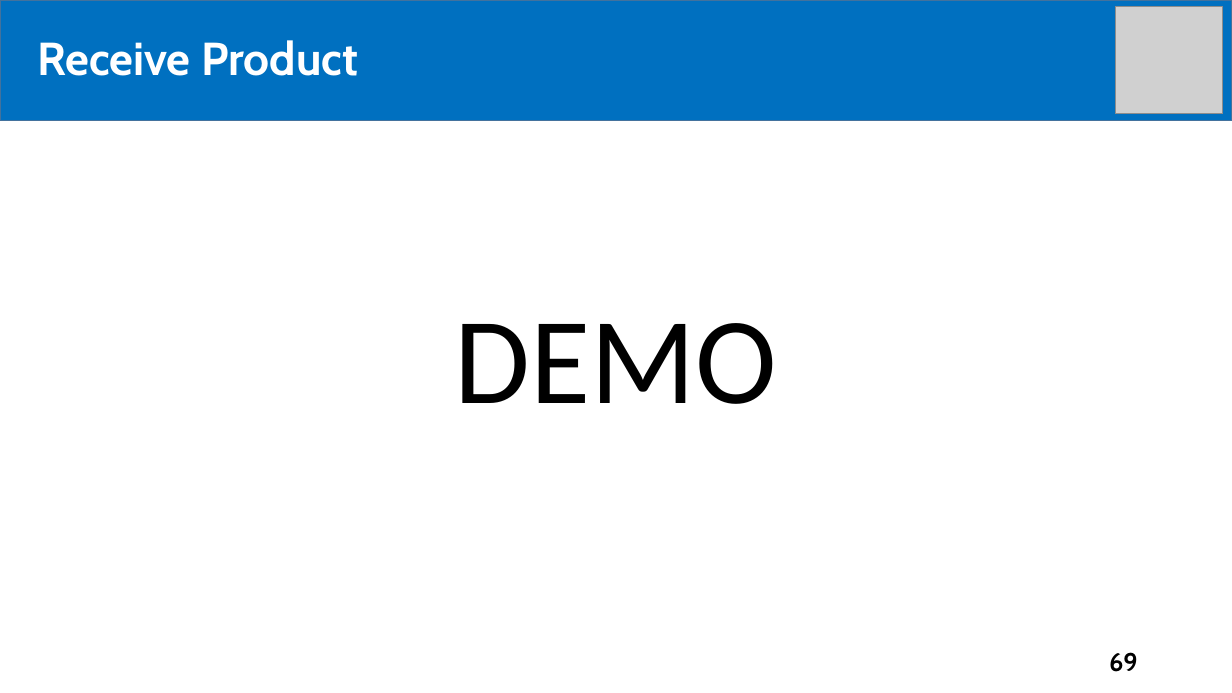
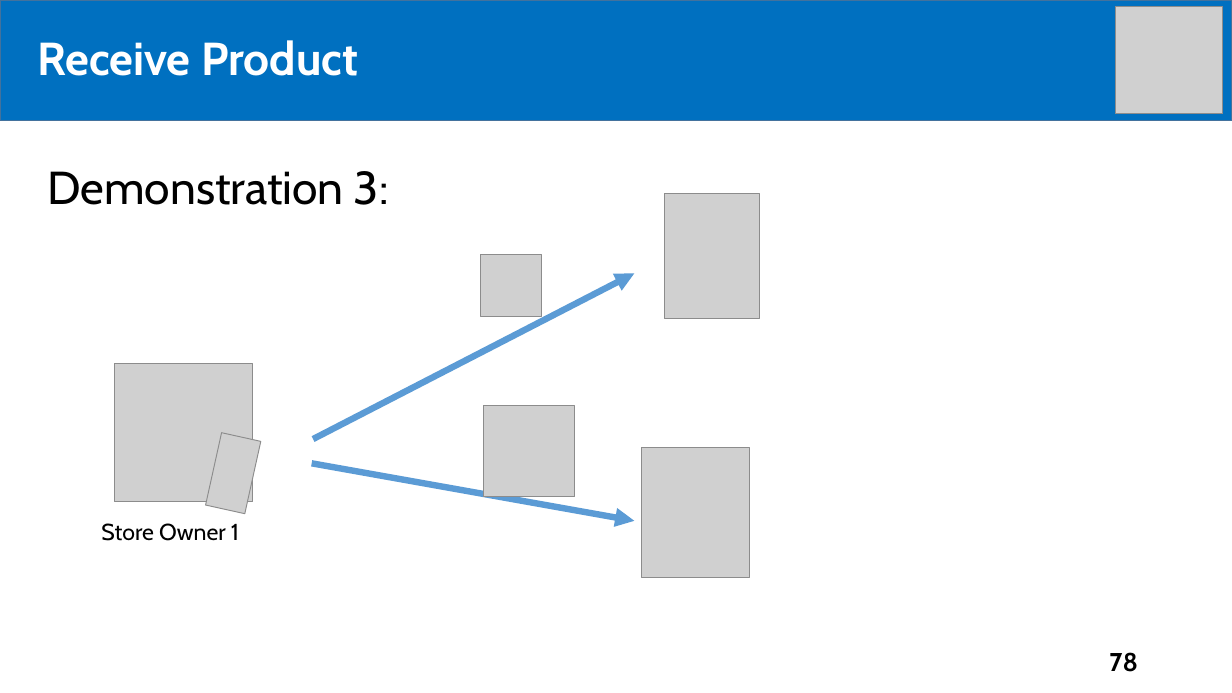
Before and after one commit to tiendan3108/CP, a slide deck: slide 78 of Source/Presentation/PreFinalPresentation.pptx (slide 69 before the commit). Drawn at 1232x693 pixels with LibreOffice and Linux fonts; fonts in the diff are those of the drawing; grey boxes stand for pictures. Boxes give left, top, right and bottom in pixels: in the first picture for what was removed or moved away, otherwise in the second. Text is boxed around its words. In the diff, an @@ line names an element or a change of style, - is before the commit and + after.

```diff
--- a/Source/Presentation/PreFinalPresentation.pptx
+++ b/Source/Presentation/PreFinalPresentation.pptx
@@ text added at bbox=[48, 171, 389, 205], 36 pt, text #000000 @@
+Demonstration 3:
@@ picture added at bbox=[665, 193, 760, 319] @@
@@ picture added at bbox=[481, 255, 543, 317] @@
@@ arrow added from (313, 439) to (635, 274), #5B9BD5 5 pt @@
@@ text removed at bbox=[455, 323, 778, 404] @@
-DEMO
@@ picture added at bbox=[115, 363, 253, 502] @@
@@ picture added at bbox=[483, 406, 575, 497] @@
@@ picture added at bbox=[206, 433, 262, 514] @@
@@ picture added at bbox=[641, 448, 750, 578] @@
@@ arrow added from (311, 463) to (635, 521), #5B9BD5 5 pt @@
@@ text added at bbox=[101, 523, 239, 541], 18 pt, text #000000 @@
+Store Owner 1
@@ page number at bbox=[1109, 652, 1138, 672]: text changed @@
-69
+78
```
Also in this commit, not shown: 6 other slides changed, 4 slides added.
